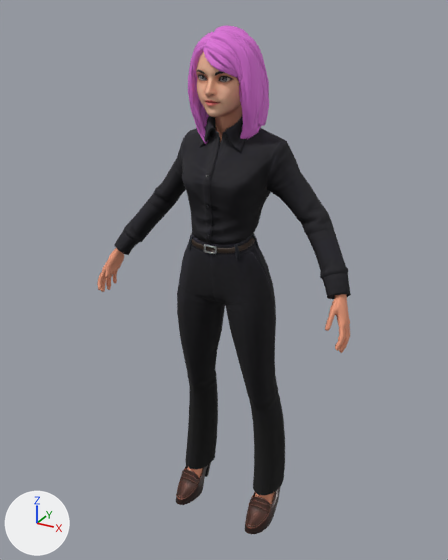
What one commit did to the glTF model public/models/alice.glb.
Before and after are seen from a 50 mm camera at (0.921, -1.729, 1.816) aimed at (-0.023, -0.013, 0.958). Every picture has the same lights, and +X, +Y and +Z are marked at lower left. Vertices at the same position are counted once.

In view in the first picture: 'Wolf3D_Body', 'Wolf3D_Hair', 'Wolf3D_Head', 'Wolf3D_Outfit_Bottom', 'Wolf3D_Outfit_Footwear', 'Wolf3D_Outfit_Top'.
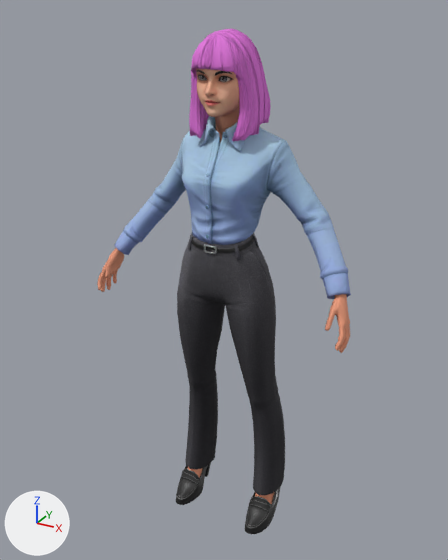
Scene script edits in JSON lines:
```json
{"op": "add", "block": "img_outfit_classic_05_v2_f_top_d", "code": ["img_outfit_classic_05_v2_f_top_d = load_image('outfit-classic-05-v2-f-top-D', '_unpacked/outfit-classic-05-v2-f-top-D', 1024, 1024, 'sRGB')"]}
{"op": "add", "block": "img_outfit_classic_05_v2_f_bottom_m_outfit_classic_05_v2_f_bottom_r", "code": ["img_outfit_classic_05_v2_f_bottom_m_outfit_classic_05_v2_f_bottom_r = load_image('outfit-classic-05-v2-f-bottom-M-outfit-classic-05-v2-f-bottom-R', '_unpacked/outfit-classic-05-v2-f-bottom-M-outfit-classic-05-v2-f-bottom-R', 512, 512, 'Non-Color')"]}
{"op": "add", "block": "img_outfit_classic_05_v2_f_bottom_n", "code": ["img_outfit_classic_05_v2_f_bottom_n = load_image('outfit-classic-05-v2-f-bottom-N', '_unpacked/outfit-classic-05-v2-f-bottom-N', 512, 512, 'Non-Color')"]}
{"op": "add", "block": "img_outfit_classic_05_v2_f_bottom_d", "code": ["img_outfit_classic_05_v2_f_bottom_d = load_image('outfit-classic-05-v2-f-bottom-D', '_unpacked/outfit-classic-05-v2-f-bottom-D', 1024, 1024, 'sRGB')"]}
{"block": "mat_wolf3d_outfit_bottom", "where": "n2 = _N.new('ShaderNodeTexImage'); n2.name = 'Image Texture'"}
{"op": "set", "path": "n2.image", "old": "img_outfit_classic_04_v2_f_bottom_d", "new": "img_outfit_classic_05_v2_f_bottom_d"}
{"op": "add", "block": "mat_wolf3d_outfit_bottom", "code": "n2.extension = 'EXTEND'"}
{"block": "mat_wolf3d_outfit_bottom", "where": "n4 = _N.new('ShaderNodeTexImage'); n4.name = 'Image Texture.001'"}
{"op": "set", "path": "n4.image", "old": "img_outfit_classic_04_v2_f_bottom_m_outfit_classic_04_v2_f_bottom_r", "new": "img_outfit_classic_05_v2_f_bottom_m_outfit_classic_05_v2_f_bottom_r"}
{"op": "add", "block": "mat_wolf3d_outfit_bottom", "code": "n4.extension = 'EXTEND'"}
{"block": "mat_wolf3d_outfit_bottom", "where": "n6 = _N.new('ShaderNodeTexImage'); n6.name = 'Image Texture.002'"}
{"op": "set", "path": "n6.image", "old": "img_outfit_classic_04_v2_f_bottom_n", "new": "img_outfit_classic_05_v2_f_bottom_n"}
{"op": "add", "block": "mat_wolf3d_outfit_bottom", "code": "n6.extension = 'EXTEND'"}
{"block": "mat_wolf3d_outfit_top", "where": "n2 = _N.new('ShaderNodeTexImage'); n2.name = 'Image Texture'"}
{"op": "set", "path": "n2.image", "old": "img_outfit_classic_04_v2_f_top_d", "new": "img_outfit_classic_05_v2_f_top_d"}
{"op": "add", "block": "mat_wolf3d_outfit_top", "code": "n2.extension = 'EXTEND'"}
{"block": "mat_wolf3d_outfit_top", "where": "n4 = _N.new('ShaderNodeTexImage'); n4.name = 'Image Texture.001'"}
{"op": "add", "block": "mat_wolf3d_outfit_top", "code": "n4.extension = 'EXTEND'"}
{"block": "mat_wolf3d_outfit_top", "where": "n6 = _N.new('ShaderNodeTexImage'); n6.name = 'Image Texture.002'"}
{"op": "add", "block": "mat_wolf3d_outfit_top", "code": "n6.extension = 'EXTEND'"}
{"block": "me_wolf3d_hair", "where": "# used by ob_wolf3d_hair; location = (0.0, 0.0, 0.0)"}
{"op": "remove", "block": "me_wolf3d_hair", "code": "me_wolf3d_hair.from_pydata(...)  # 679 vertices, 1326 faces; spans x -0.116..0.115, y -0.15..0.093, z 1.434..1.769"}
{"op": "add", "block": "me_wolf3d_hair", "code": "me_wolf3d_hair.from_pydata(...)  # 721 vertices, 1427 faces; spans x -0.118..0.116, y -0.158..0.096, z 1.454..1.761"}
{"block": "me_wolf3d_hair", "change": "me_wolf3d_hair part 1: the loose piece of 673 vertices spanning x -0.116..0.115, y -0.15..0.093, z 1.434..1.769 is rebuilt with 721 vertices and now spans x -0.118..0.116, y -0.158..0.096, z 1.454..1.761"}
```

Boxes [x1, y1, x2, y2] around the edits, measured in the pictures (448 x 560 px):
```json
{"object": "Wolf3D_Outfit_Bottom", "change": "surface changed", "before": [177, 233, 285, 496], "after": [177, 233, 285, 496]}
{"object": "Wolf3D_Outfit_Top", "change": "surface changed", "before": [114, 116, 351, 299], "after": [114, 116, 351, 299], "on screen": "black to blue"}
{"object": "Wolf3D_Hair", "change": "reshaped", "before": [188, 25, 269, 144], "after": [189, 29, 271, 142]}
```
